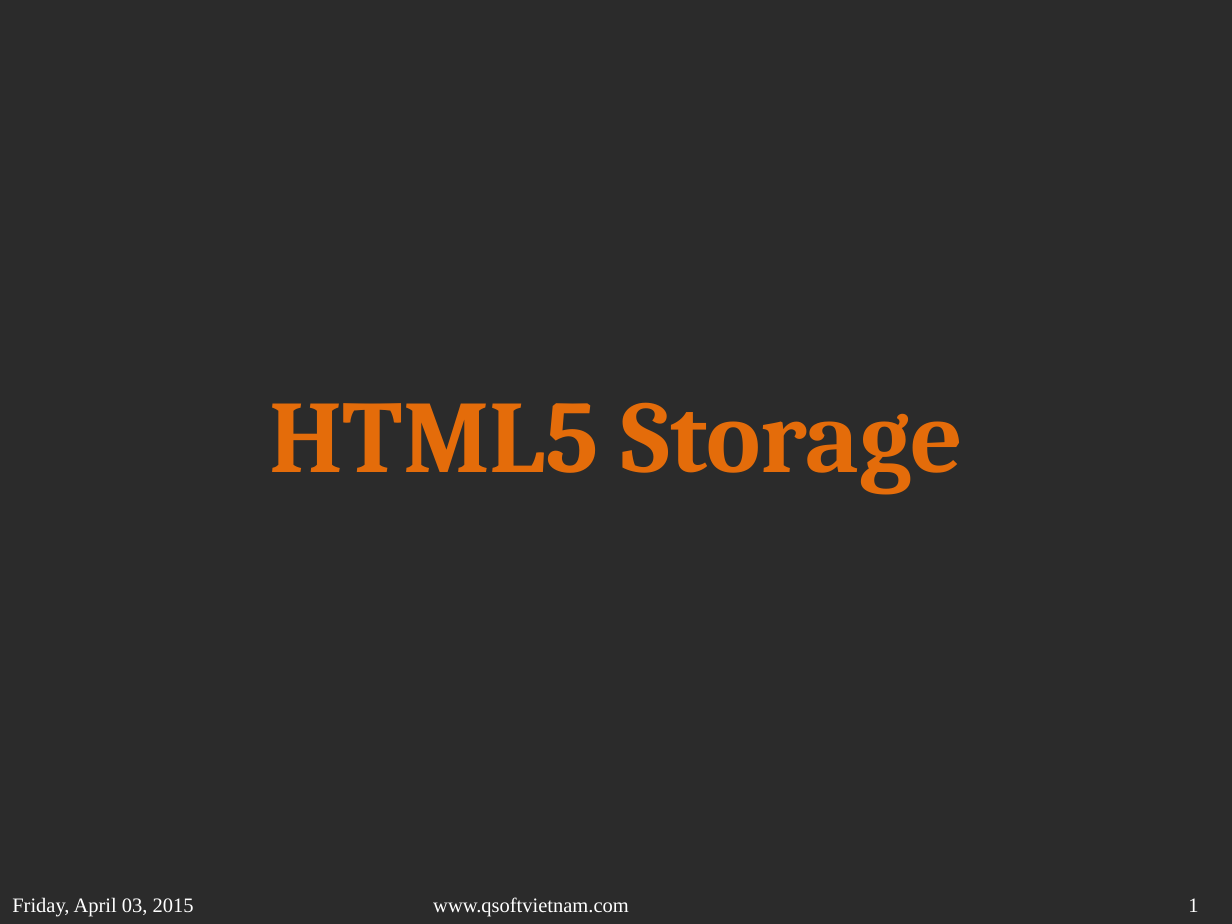
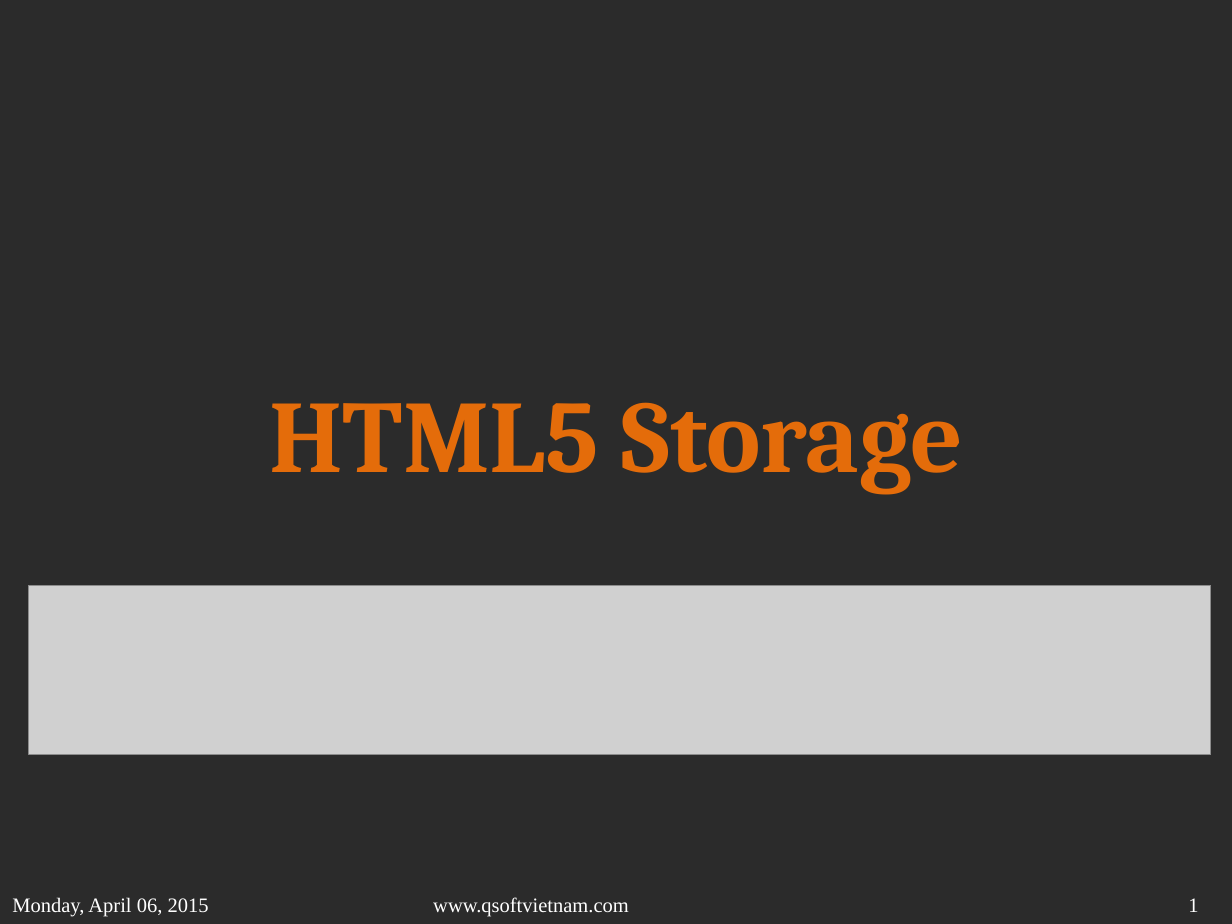
Before and after one commit to sonvq-qsoftvn/htmltraining, a slide deck: slide 1 of QSoftVietnam_SlideTemplate2014- Sonvq.pptx. Drawn at 1232x924 pixels with LibreOffice and Linux fonts; fonts in the diff are those of the drawing; grey boxes stand for pictures; background and template pictures are left out; a plain dark background stands for a picture behind light text. Boxes give left, top, right and bottom in pixels: in the first picture for what was removed or moved away, otherwise in the second. Text is boxed around its words. In the diff, an @@ line names an element or a change of style, - is before the commit and + after.

```diff
--- a/QSoftVietnam_SlideTemplate2014- Sonvq.pptx
+++ b/QSoftVietnam_SlideTemplate2014- Sonvq.pptx
@@ picture added at box(28, 585, 1211, 754) @@
@@ text at box(12, 897, 209, 917): text changed @@
-Friday, April 03, 2015
+Monday, April 06, 2015
```
Also in this commit, not shown: 27 other slides changed, 1 slide added, 4 other files.
